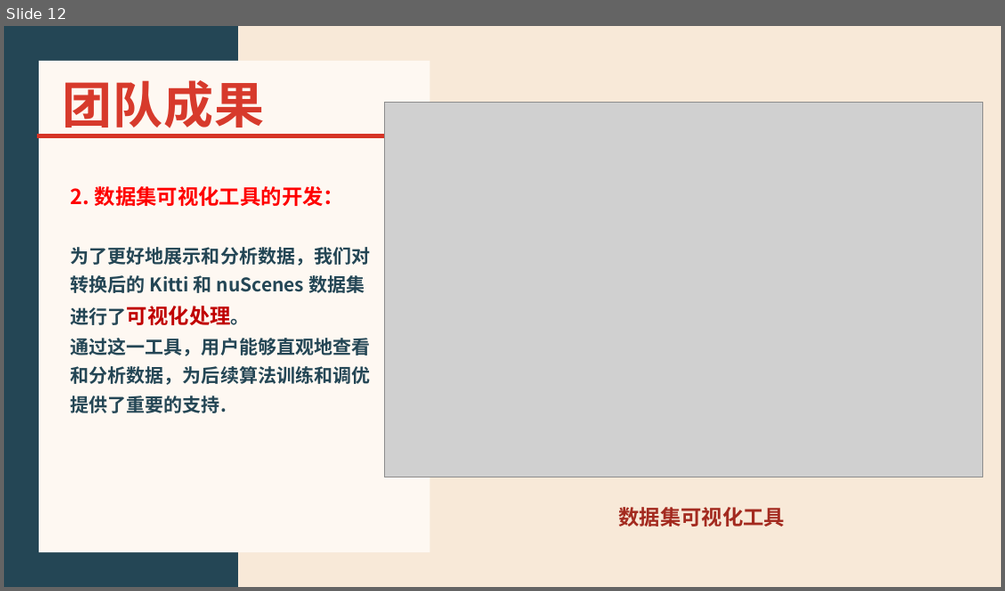
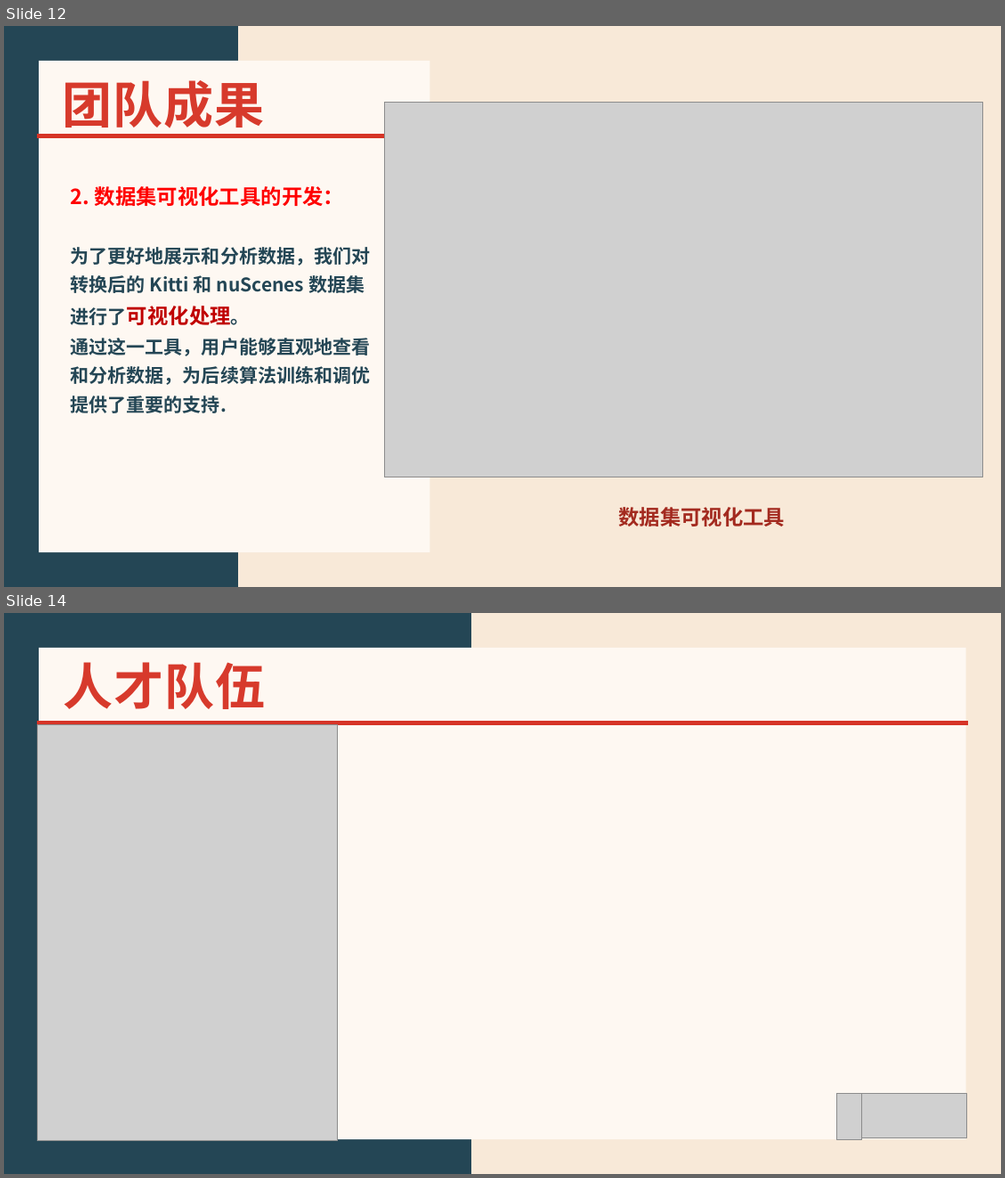
Before and after one commit to Data-Science-Tech/UniDataTeam, a slide deck: UniData.pptx. Shown one above the other, each under a label of ours: slide 12 before the commit, slides 12 and 14 after it; the slides between them are not shown. The pictures are 1005x591 and 1005x1178 pixels, drawn with LibreOffice and Linux fonts; fonts in the diff are those of the drawing; grey boxes stand for pictures. Boxes give left, top, right and bottom in pixels: in the first picture for what was removed or moved away, otherwise in the second. Text is boxed around its words. In the diff, an @@ line names an element or a change of style, - is before the commit and + after.

Commit message:
添加了人才队伍模块和产品介绍模板

```diff
--- a/UniData.pptx
+++ b/UniData.pptx
@@ slide 14 added at <box>4,613,1001,1174</box>, background #F8E9D8 @@
@@ rectangle added at <box>4,613,471,1174</box>, fill #244655 @@
@@ rectangle added at <box>39,648,966,1140</box>, fill #FEF8F2 @@
@@ title added at <box>63,662,265,709</box>, 48 pt, text #D73A2C, bold @@
+人才队伍
@@ line added from (37, 723) to (968, 723), #D63527 4.5 pt @@
@@ picture added at <box>37,725,338,1141</box> @@
@@ picture added at <box>836,1094,862,1140</box> @@
@@ picture added at <box>862,1094,966,1138</box> @@
```
Also in this commit, not shown: 1 slide changed.
